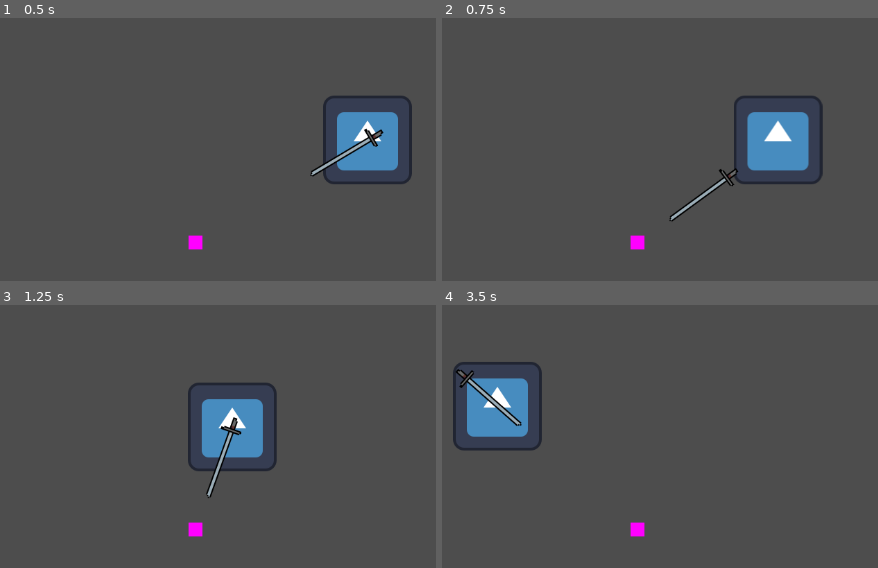
Above: before the commit, frames 1-4 (two rows, left to right).
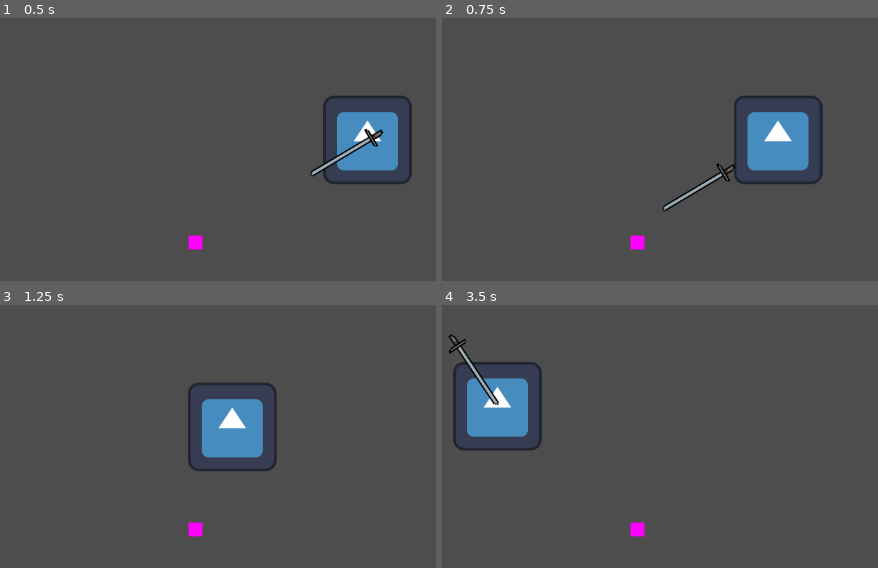
Above: after the commit, the same moments.

Repository: xjarlie/unics-game-jam-2024
Game: Godot game, scene res://main.tscn
Two runs of this game, one before a commit and one after it. Both use one fixed random seed, a clock stepped at 60 frames per second and the inputs below. The engine's default icon, where the game draws it, is replaced by a stand-in: a white triangle on a blue panel in a dark square.
Inputs:
- Up to frame 1 (0.5 s): no input
- Up to frame 2 (0.75 s): hold Right (ui_right) from 0.53 s (still down)
- Up to frame 3 (1.25 s): keep holding Right (ui_right)
- Up to frame 4 (3.5 s): release Right (ui_right) at 1.28 s; hold Down (ui_down) 1.28-2.03 s; hold Right (ui_right) 2.03-2.78 s; hold Up (ui_up) from 2.78 s (still down)

Frame 1 is identical in both runs. In frame 2, 0.8% of the frame differs, in the area x 50-68%, y 55-78%; in frame 3, 0.5%; in frame 4, 0.9%, in the area x 1-19%, y 11-47%.

Commit message:
improved feel of enemy melee attack

Diff:
--- a/priest-melee.tscn
+++ b/priest-melee.tscn
@@ -24,10 +24,46 @@
 "update": 0,
 "values": [Vector2(-18, -1)]
 }
+tracks/1/type = "value"
+tracks/1/imported = false
+tracks/1/enabled = true
+tracks/1/path = NodePath(".:turning")
+tracks/1/interp = 1
+tracks/1/loop_wrap = true
+tracks/1/keys = {
+"times": PackedFloat32Array(0),
+"transitions": PackedFloat32Array(1),
+"update": 1,
+"values": [true]
+}
+tracks/2/type = "value"
+tracks/2/imported = false
+tracks/2/enabled = true
+tracks/2/path = NodePath("Area2D/CollisionShape2D:disabled")
+tracks/2/interp = 1
+tracks/2/loop_wrap = true
+tracks/2/keys = {
+"times": PackedFloat32Array(0),
+"transitions": PackedFloat32Array(1),
+"update": 1,
+"values": [true]
+}
+tracks/3/type = "value"
+tracks/3/imported = false
+tracks/3/enabled = true
+tracks/3/path = NodePath("Area2D/CollisionShape2D/Sprite2D:visible")
+tracks/3/interp = 1
+tracks/3/loop_wrap = true
+tracks/3/keys = {
+"times": PackedFloat32Array(0),
+"transitions": PackedFloat32Array(1),
+"update": 1,
+"values": [true]
+}
 
 [sub_resource type="Animation" id="Animation_q6ahe"]
 resource_name = "spear-stab"
-length = 1.7
+length = 1.5
 tracks/0/type = "value"
 tracks/0/imported = false
 tracks/0/enabled = true
@@ -35,10 +71,46 @@
 tracks/0/interp = 1
 tracks/0/loop_wrap = true
 tracks/0/keys = {
-"times": PackedFloat32Array(0, 0.4, 0.533333, 0.833333, 1.5, 1.7),
+"times": PackedFloat32Array(0, 0.4, 0.533333, 0.833333, 1.23333, 1.43333),
 "transitions": PackedFloat32Array(1, 1, 1, 1, 1, 1),
 "update": 0,
 "values": [Vector2(-18, 0), Vector2(-63, 0), Vector2(133, 0), Vector2(133, 0), Vector2(-18, 0), Vector2(-18, 0)]
+}
+tracks/1/type = "value"
+tracks/1/imported = false
+tracks/1/enabled = true
+tracks/1/path = NodePath(".:turning")
+tracks/1/interp = 1
+tracks/1/loop_wrap = true
+tracks/1/keys = {
+"times": PackedFloat32Array(0, 0.833333),
+"transitions": PackedFloat32Array(1, 1),
+"update": 1,
+"values": [false, true]
+}
+tracks/2/type = "value"
+tracks/2/imported = false
+tracks/2/enabled = true
+tracks/2/path = NodePath("Area2D/CollisionShape2D:disabled")
+tracks/2/interp = 1
+tracks/2/loop_wrap = true
+tracks/2/keys = {
+"times": PackedFloat32Array(0.4, 0.833333),
+"transitions": PackedFloat32Array(1, 1),
+"update": 1,
+"values": [false, true]
+}
+tracks/3/type = "value"
+tracks/3/imported = false
+tracks/3/enabled = true
+tracks/3/path = NodePath("Area2D/CollisionShape2D/Sprite2D:visible")
+tracks/3/interp = 1
+tracks/3/loop_wrap = true
+tracks/3/keys = {
+"times": PackedFloat32Array(0, 0.833333),
+"transitions": PackedFloat32Array(1, 1),
+"update": 1,
+"values": [true, false]
 }
 
 [sub_resource type="AnimationLibrary" id="AnimationLibrary_4li7t"]
@@ -64,6 +136,7 @@
 [node name="CollisionShape2D" type="CollisionShape2D" parent="Area2D"]
 position = Vector2(-18, -1)
 shape = SubResource("RectangleShape2D_lc3fk")
+disabled = true
 
 [node name="Sprite2D" type="Sprite2D" parent="Area2D/CollisionShape2D"]
 position = Vector2(0, 1)
--- a/priest_melee.gd
+++ b/priest_melee.gd
@@ -3,6 +3,7 @@
 var player
 
 @export var health = 100
+@export var turning = true
 
 const SPEED = 300.0
 var direction = Vector2(1, 0)
@@ -14,7 +15,9 @@
 func _physics_process(delta: float) -> void:
 	velocity = direction * SPEED
 	#move_and_slide()
-	rotate_attack(player.position)
+
+	if turning:
+		rotate_attack(player.position)
 
 func _process(delta: float) -> void:
 	if not $AnimationPlayer.is_playing():
